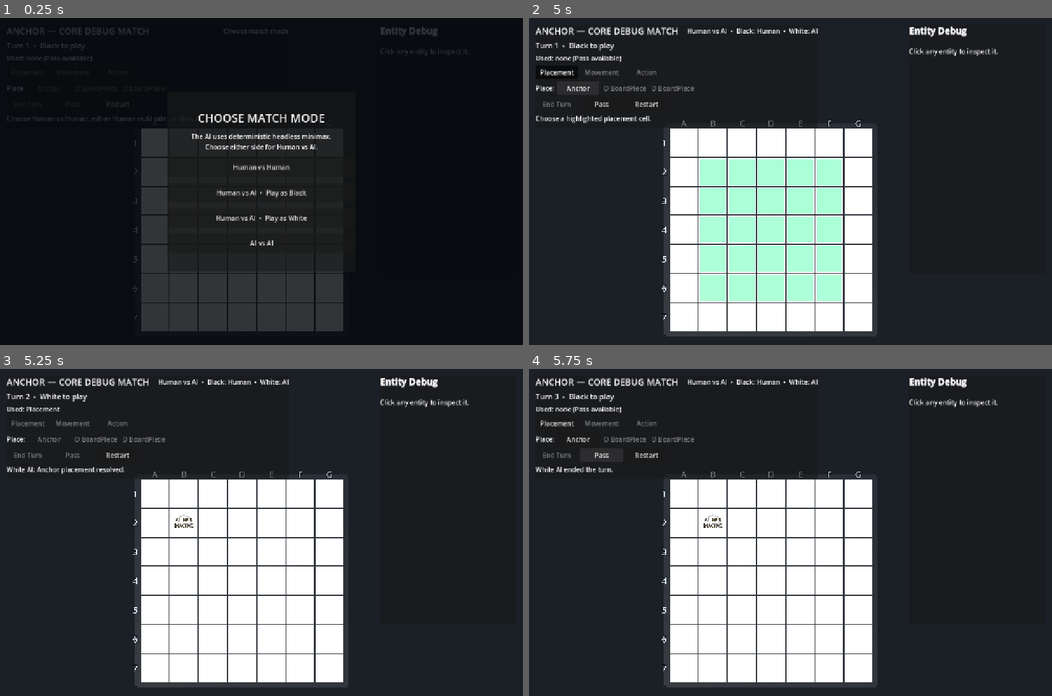
Above: before the commit, frames 1-4 (two rows, left to right).
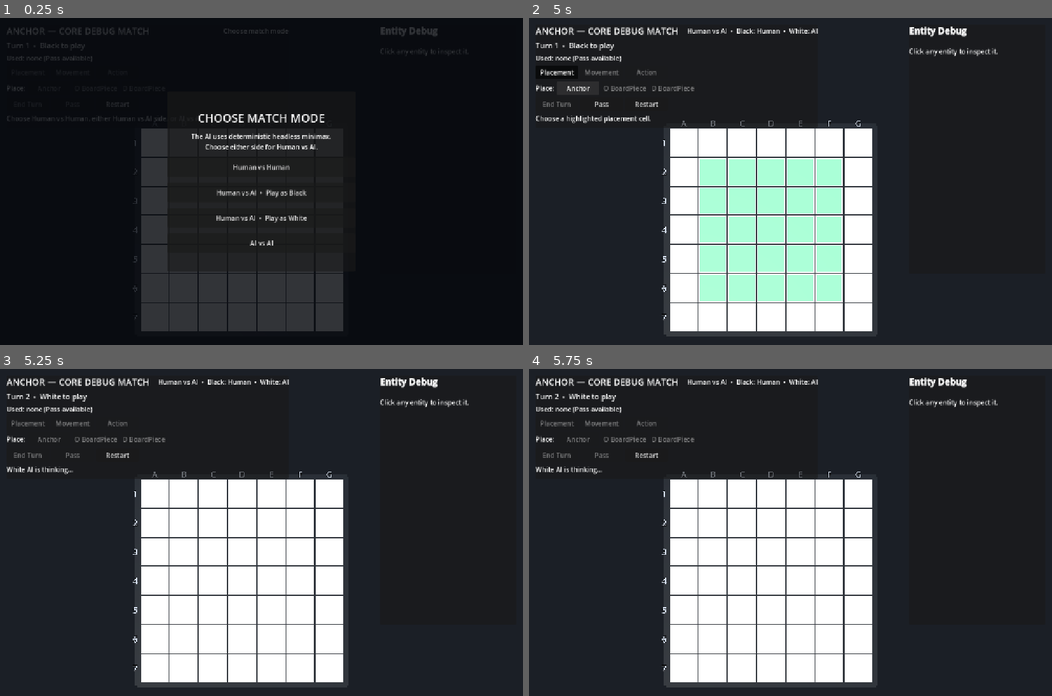
Above: after the commit, the same moments.

Repository: chrisjin/project-one
Game: Godot game, scene res://scenes/debug_game.tscn
Same seed, same stepped clock (60 frames per second), same inputs: the game is played once before the commit and once after it.
Inputs:
- Up to frame 1 (0.25 s): no input
- Up to frame 2 (5 s): click "Restart" at 0.5 s; click "Restart" at 1.25 s; click "Restart" at 2 s; click "Human vs AI • Play as Black" at 2.75 s; click "Placement" at 3.5 s; click "Anchor" at 4.25 s
- Up to frame 3 (5.25 s): click "Pass" at 5 s
- Up to frame 4 (5.75 s): no input

Frames 1-2 are identical in both runs. In frame 3, 0.4% of the frame differs, in the area x 5-37%, y 11-49%; in frame 4, 0.4%, in the area x 2-37%, y 7-49%.

Commit message:
[codex] run AI search off the render thread

Diff:
--- a/scripts/debug_ui/debug_game_controller.gd
+++ b/scripts/debug_ui/debug_game_controller.gd
@@ -34,6 +34,20 @@
 	HUMAN_VS_AI_AS_WHITE,
 	AI_VS_AI,
 }
+
+class AiSearchJob extends RefCounted:
+	var ai
+	var state_snapshot
+
+	func _init(configured_ai, configured_state_snapshot) -> void:
+		ai = configured_ai
+		state_snapshot = configured_state_snapshot
+
+	func run() -> Dictionary:
+		return {
+			"action": ai.choose_action(state_snapshot),
+			"ran_on_main_thread": Thread.is_main_thread(),
+		}
 
 const PLACEMENT_NONE := -2
 const PLACE_ANCHOR := -1
@@ -65,6 +79,8 @@
 var match_started := false
 var _ai_running := false
 var _ai_generation := 0
+var _ai_search_threads: Array[Thread] = []
+var _last_ai_search_was_background := false
 
 
 func _ready() -> void:
@@ -82,6 +98,14 @@
 	_show_match_setup()
 
 
+func _exit_tree() -> void:
+	# Every started Thread must be joined before its final reference is released.
+	for search_thread: Thread in _ai_search_threads.duplicate():
+		if search_thread.is_started():
+			search_thread.wait_to_finish()
+	_ai_search_threads.clear()
+
+
 func _unhandled_input(event: InputEvent) -> void:
 	if event is InputEventKey and event.pressed and not event.echo and event.keycode == KEY_R:
 		_show_match_setup()
@@ -99,6 +123,7 @@
 func restart_match() -> void:
 	_ai_generation += 1
 	_ai_running = false
+	_last_ai_search_was_background = false
 	game_state = rules_engine.new_game()
 	mode = Mode.NONE
 	placement_choice = PLACEMENT_NONE
@@ -121,6 +146,7 @@
 func _show_match_setup() -> void:
 	_ai_generation += 1
 	_ai_running = false
+	_last_ai_search_was_background = false
 	match_started = false
 	mode = Mode.NONE
 	placement_choice = PLACEMENT_NONE
@@ -757,10 +783,14 @@
 			and _is_ai_player(game_state.current_player):
 		status_message = "%s AI is thinking…" % _player_name(game_state.current_player)
 		_refresh_all()
-		await get_tree().process_frame
-		var action = minimax_ai.choose_action(game_state)
+		var search_result: Dictionary = await _choose_ai_action_in_background(game_state.duplicate_state())
 		if generation != _ai_generation or not match_started:
 			return
+		if not bool(search_result.get("success", false)):
+			status_message = str(search_result.get("error", "AI background search failed."))
+			break
+		_last_ai_search_was_background = not bool(search_result.get("ran_on_main_thread", true))
+		var action = search_result.get("action")
 		if action == null or not _submit_action(action, true):
 			status_message = "AI could not produce an engine-approved action."
 			break
@@ -770,6 +800,42 @@
 	_ai_running = false
 	if generation == _ai_generation:
 		_refresh_all()
+
+
+func _choose_ai_action_in_background(state_snapshot) -> Dictionary:
+	# Each worker owns its mutable AI cache and state snapshot; only the immutable rule set is shared.
+	var worker_ai = MinimaxAi.new(
+		rule_set,
+		minimax_ai.search_depth,
+		minimax_ai.max_actions_per_node
+	)
+	var search_job := AiSearchJob.new(worker_ai, state_snapshot)
+	var search_thread := Thread.new()
+	_ai_search_threads.append(search_thread)
+	var start_error := search_thread.start(search_job.run, Thread.PRIORITY_NORMAL)
+	if start_error != OK:
+		_ai_search_threads.erase(search_thread)
+		return {
+			"success": false,
+			"error": "AI background search could not start (error %d)." % start_error,
+		}
+
+	# Polling once per frame keeps rendering and UI animation on the main thread.
+	await get_tree().process_frame
+	while search_thread.is_alive():
+		await get_tree().process_frame
+	var worker_result: Variant = search_thread.wait_to_finish()
+	_ai_search_threads.erase(search_thread)
+	if not worker_result is Dictionary:
+		return {
+			"success": false,
+			"error": "AI background search returned an invalid result.",
+		}
+	return {
+		"success": true,
+		"action": worker_result.get("action"),
+		"ran_on_main_thread": worker_result.get("ran_on_main_thread", true),
+	}
 
 
 func _can_accept_human_input() -> bool:
--- a/tests/run_ui_smoke.gd
+++ b/tests/run_ui_smoke.gd
@@ -256,6 +256,11 @@
 			aligned_enemy_paths.append(path)
 	_assert_equal(aligned_enemy_paths.size(), 2, "fixture contains two aligned enemy attack paths")
 	_assert_true(aligned_enemy_paths[0].arrow.position != aligned_enemy_paths[1].arrow.position, "aligned arrows use different animation timing")
+	var threat_animation_time_before_search: float = board_view._threat_flow_distance
+	var background_search: Dictionary = await game._choose_ai_action_in_background(game.game_state.duplicate_state())
+	_assert_true(bool(background_search.get("success", false)), "background minimax search returns a result")
+	_assert_false(bool(background_search.get("ran_on_main_thread", true)), "background minimax search does not run on the rendering thread")
+	_assert_true(board_view._threat_flow_distance > threat_animation_time_before_search, "threat animation advances while minimax is thinking")
 	game.game_state.current_player = RuleTypes.Player.WHITE
 	game._refresh_all()
 	var former_current_shield: MeshInstance3D = board_view.get_node("Entities/BoardPiece_1/StatusIcons/DualProtectionShield/Badge")
@@ -357,6 +362,7 @@
 		5000
 	)
 	_assert_true(ai_returned_to_human, "White AI completes its engine-driven turn")
+	_assert_true(game._last_ai_search_was_background, "minimax search runs outside the rendering main thread")
 	_assert_true(game.game_state.action_log.size() >= 3, "Human pass and the AI turn are recorded in the shared replay log")
 	_assert_true(game._can_accept_human_input(), "controls unlock when Human vs AI returns to Black")
 
